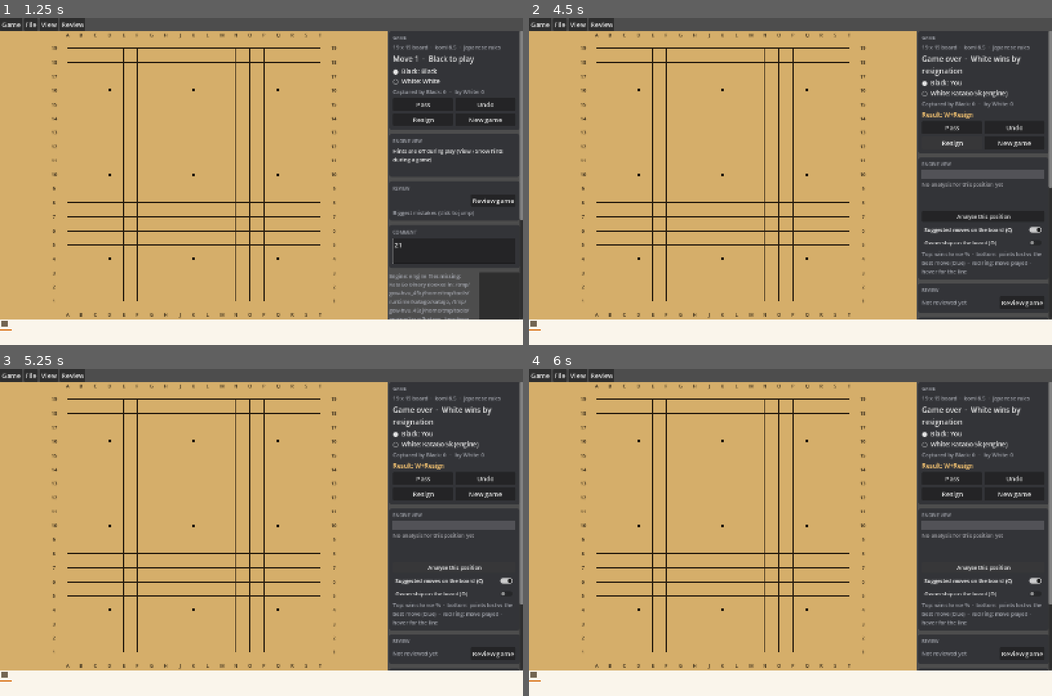
Above: before the commit, frames 1-4 (two rows, left to right).
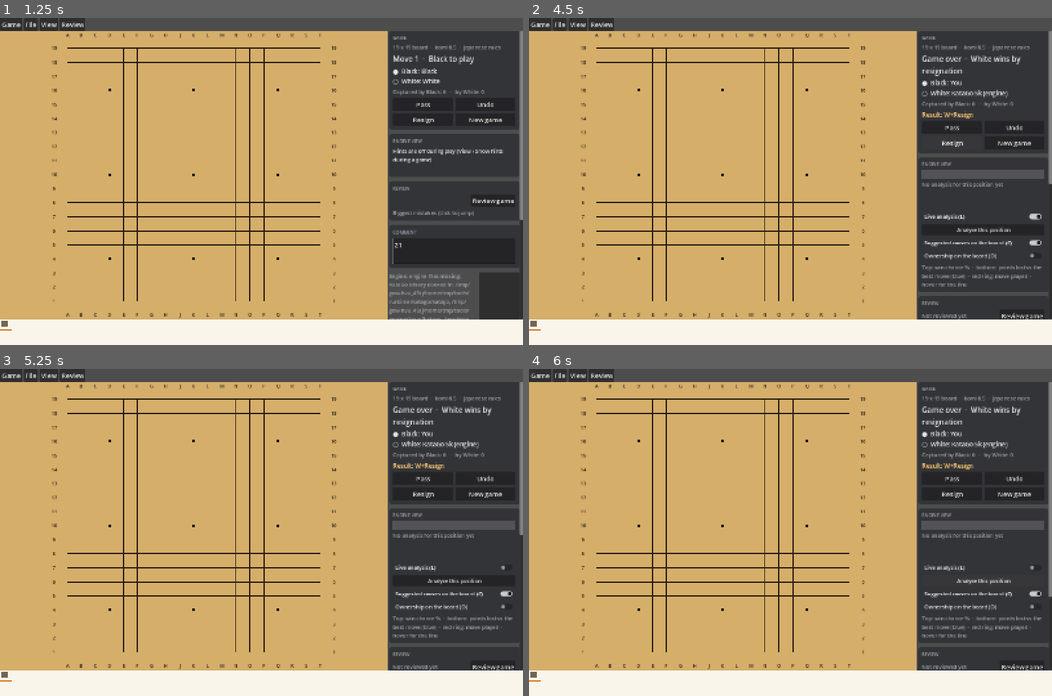
Above: after the commit, the same moments.

Repository: bgenerowicz/go_game
Game: Godot game, scene res://main.tscn
Two runs of this game, one before a commit and one after it. Both use one fixed random seed, a clock stepped at 60 frames per second and the inputs below.
Inputs (mouse positions are in pixels of both pictures, inside the frame that each line leads up to):
- Up to frame 1 (1.25 s): click (455, 250) at 0.52 s; type "12" at 0.6 s
- Up to frame 2 (4.5 s): click "New game" at 1.25 s; click "New game" at 2 s; click "Pass" at 2.75 s; click "Undo" at 3.5 s; click "Resign" at 4.25 s
- Up to frame 3 (5.25 s): click (455, 568) at 5 s, where only the run after the commit has a clickable "Live analysis (L)"
- Up to frame 4 (6 s): click "Analyse this position" at 5.75 s

Frame 1 is identical in both runs. In frame 2, 2.4% of the frame differs, in the area x 74-100%, y 50-93%; in frame 3, 2.6%; in frame 4, 2.4%.

Commit message:
Add a live analysis switch and L key to the Engine view
"Live analysis (L)" sits with the suggested-moves and ownership
switches and shares one state with View > Live analysis (renamed to
match) through _set_live_enabled(): off stops the running search and
leaves new positions unanalysed, on starts analysing the shown one.
"Analyse deeper" still works on demand while it is off.

Co-Authored-By: Claude Opus 5.5 <noreply@anthropic.com>

Diff:
--- a/scripts/ui/main.gd
+++ b/scripts/ui/main.gd
@@ -25,6 +25,8 @@
 var deeper_button: Button
 ## Engine view: shows/hides the ownership heatmap on the board.
 var ownership_toggle: CheckButton
+## Engine view: automatic analysis of the shown position on/off.
+var live_toggle: CheckButton
 var _circles_help: Label
 ## Side-panel parts that change with the mode (see _update_panel_mode).
 var _actions: GridContainer
@@ -321,7 +323,7 @@
 	view_menu.add_check_item("Review mode", 22)
 	view_menu.add_check_item("Suggested moves on the board (C)", 23)
 	view_menu.add_check_item("Ownership on the board (O)", 24)
-	view_menu.add_check_item("Live analysis", 25)
+	view_menu.add_check_item("Live analysis (L)", 25)
 	# PLAN 6.1: analysis output is hidden during a game unless this is ticked.
 	view_menu.add_check_item("Show hints during a game", 26)
 	view_menu.set_item_checked(view_menu.get_item_index(20), true)
@@ -392,6 +394,14 @@
 	# PLAN 6.2 ownership overlay: "Show 'Black +x.x' score estimate".
 	ownership_label = _text_label("OwnershipEstimate", FONT_SMALL, COLOR_MUTED)
 	view.add_child(ownership_label)
+	live_toggle = CheckButton.new()
+	live_toggle.name = "LiveAnalysis"
+	live_toggle.text = "Live analysis (L)"
+	live_toggle.focus_mode = Control.FOCUS_NONE
+	live_toggle.add_theme_font_size_override("font_size", FONT_SMALL)
+	live_toggle.button_pressed = live_enabled
+	live_toggle.toggled.connect(_set_live_enabled)
+	view.add_child(live_toggle)
 	deeper_button = _button("Analyse deeper", _analyse_deeper)
 	deeper_button.name = "AnalyseDeeper"
 	deeper_button.add_theme_font_size_override("font_size", FONT_SMALL)
@@ -475,7 +485,7 @@
 	footer.add_child(restart_button)
 	panel.add_child(footer)
 	var hint: Label = _text_label("Keys", FONT_SMALL, COLOR_MUTED)
-	hint.text = "← → move   ↑ ↓ variation   Home/End   P pass   U undo   C suggestions   O ownership   " \
+	hint.text = "← → move   ↑ ↓ variation   Home/End   P pass   U undo   C suggestions   O ownership   L live   " \
 		+ "Ctrl+O open   Ctrl+S save"
 	panel.add_child(hint)
 	return panel
@@ -1076,6 +1086,8 @@
 		candidates_toggle.visible = hints
 	if deeper_button != null:
 		deeper_button.visible = hints
+	if live_toggle != null:
+		live_toggle.visible = hints
 	if ownership_toggle != null:
 		ownership_toggle.visible = hints
 	if _circles_help != null:
@@ -1302,12 +1314,7 @@
 			_set_mode("review" if mode == "play" else "play")
 			_refresh()
 		25:
-			live_enabled = not live_enabled
-			view_menu.set_item_checked(view_menu.get_item_index(25), live_enabled)
-			if not live_enabled and analysis != null:
-				analysis.cancel_live()
-			else:
-				_request_live_analysis()
+			_set_live_enabled(not live_enabled)
 		20, 21, 23, 24, 26:
 			# Overlay toggles live in Settings so they persist and the settings
 			# dialog cannot drift out of step with this menu (PLAN 6.2 toggles).
@@ -1316,6 +1323,24 @@
 			if settings == null:
 				return
 			_set_view_setting(key, not bool(settings.get(key)))
+
+
+## Turns automatic analysis of the shown position on or off, keeping the View
+## menu tick and the Engine view switch in step. Off stops the running search;
+## "Analyse deeper" still works on demand.
+func _set_live_enabled(on: bool) -> void:
+	live_enabled = on
+	if view_menu != null:
+		view_menu.set_item_checked(view_menu.get_item_index(25), on)
+	if live_toggle != null:
+		live_toggle.set_pressed_no_signal(on)
+	if not on:
+		if analysis != null:
+			analysis.cancel_live()
+		live_request_id = ""
+	else:
+		_request_live_analysis()
+	_update_deeper_button(flow.current())
 
 
 ## Sets one overlay toggle. It lives in Settings so it persists, and the save
@@ -1429,6 +1454,9 @@
 			if settings_node != null:
 				_set_view_setting("show_candidates", not bool(settings_node.show_candidates))
 			accept_event()
+		KEY_L:
+			_set_live_enabled(not live_enabled)
+			accept_event()
 		KEY_O:
 			var o_settings: Node = get_node_or_null("/root/Settings")
 			if o_settings != null:
